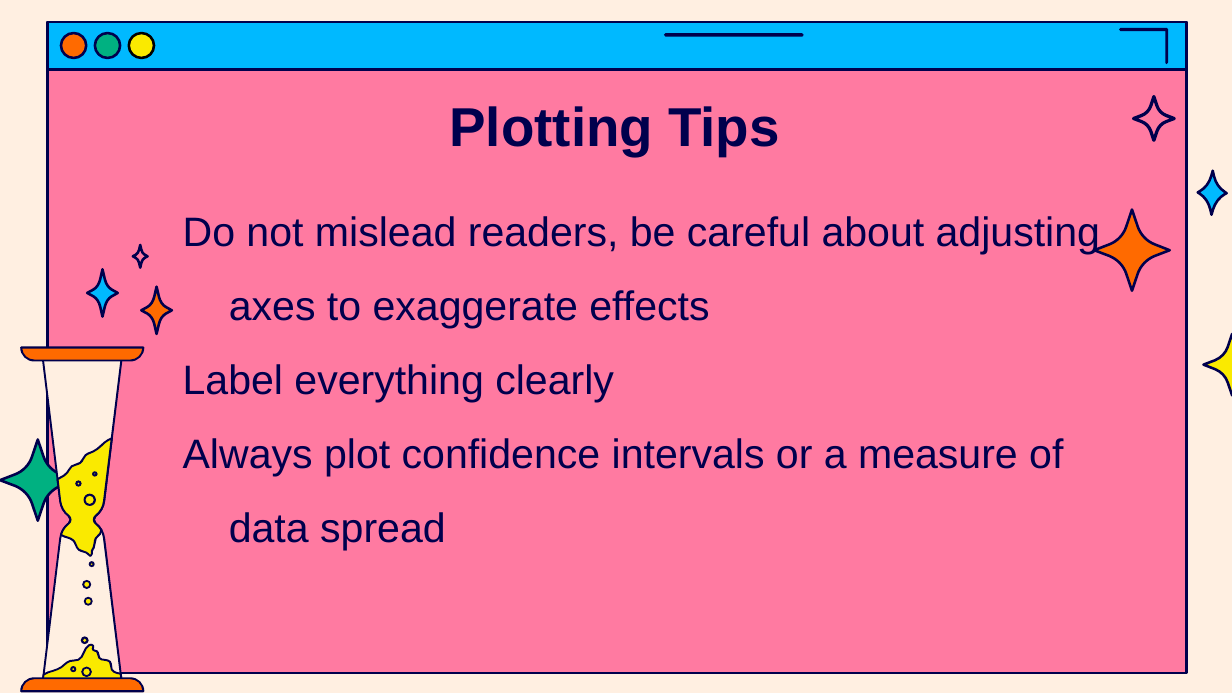
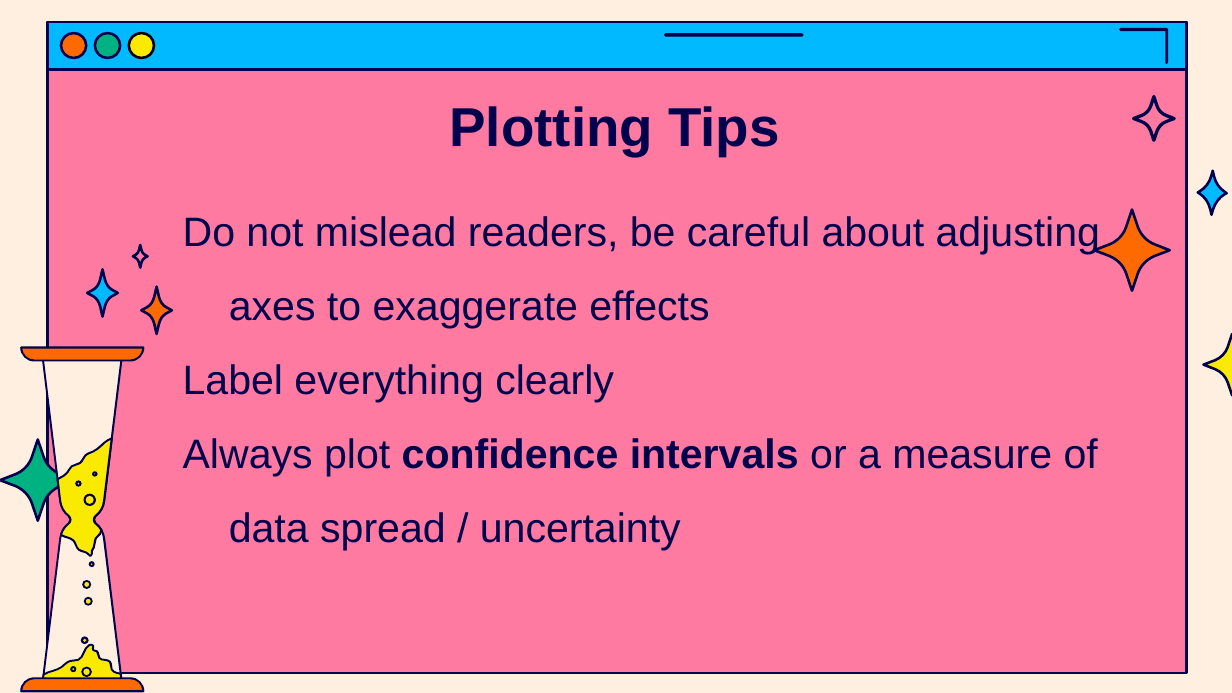
Before and after one commit to jasondsc/MATDRAB2MATFAB, a slide deck: slide 6 of slides/MATLAB_class_4.pptx (slide 3 before the commit). Drawn at 1232x693 pixels with LibreOffice and Linux fonts; fonts in the diff are those of the drawing. Boxes give left, top, right and bottom in pixels: in the first picture for what was removed or moved away, otherwise in the second. Text is boxed around its words. In the diff, an @@ line names an element or a change of style, - is before the commit and + after.

```diff
--- a/slides/MATLAB_class_4.pptx
+++ b/slides/MATLAB_class_4.pptx
@@ text at <box>183,438,1098,550</box>: text changed @@
-Always plot confidence intervals or a measure of data spread
+Always plot confidence intervals or a measure of data spread / uncertainty
```
Also in this commit, not shown: 8 other slides changed, 3 slides added, 4 other files.
